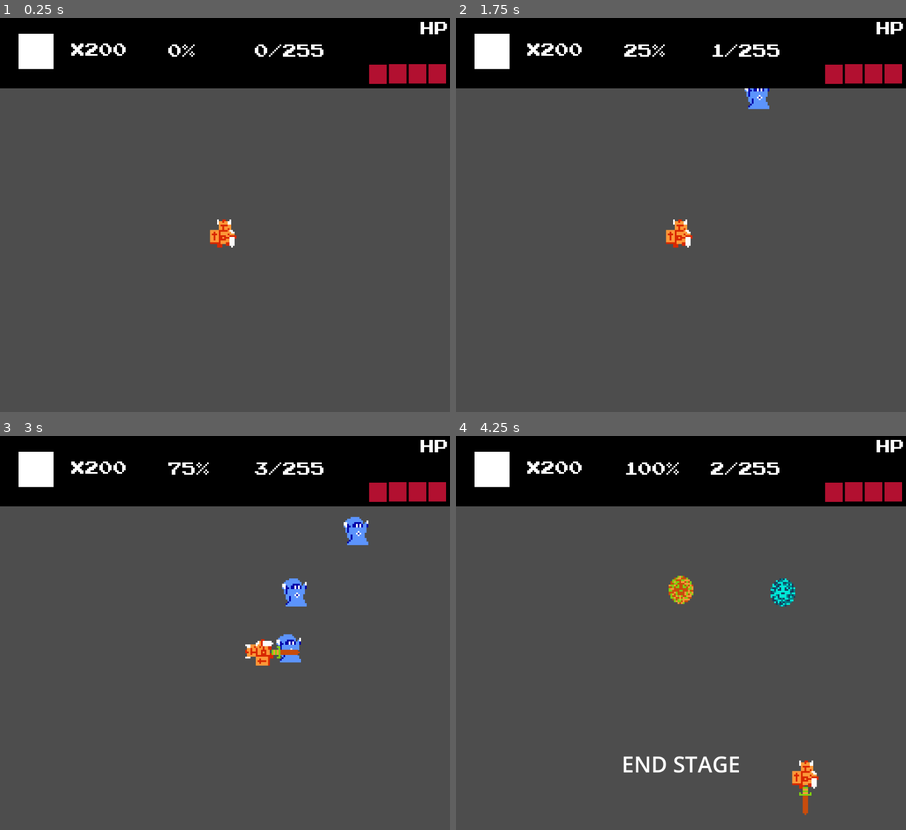
Above: before the commit, frames 1-4 (two rows, left to right).
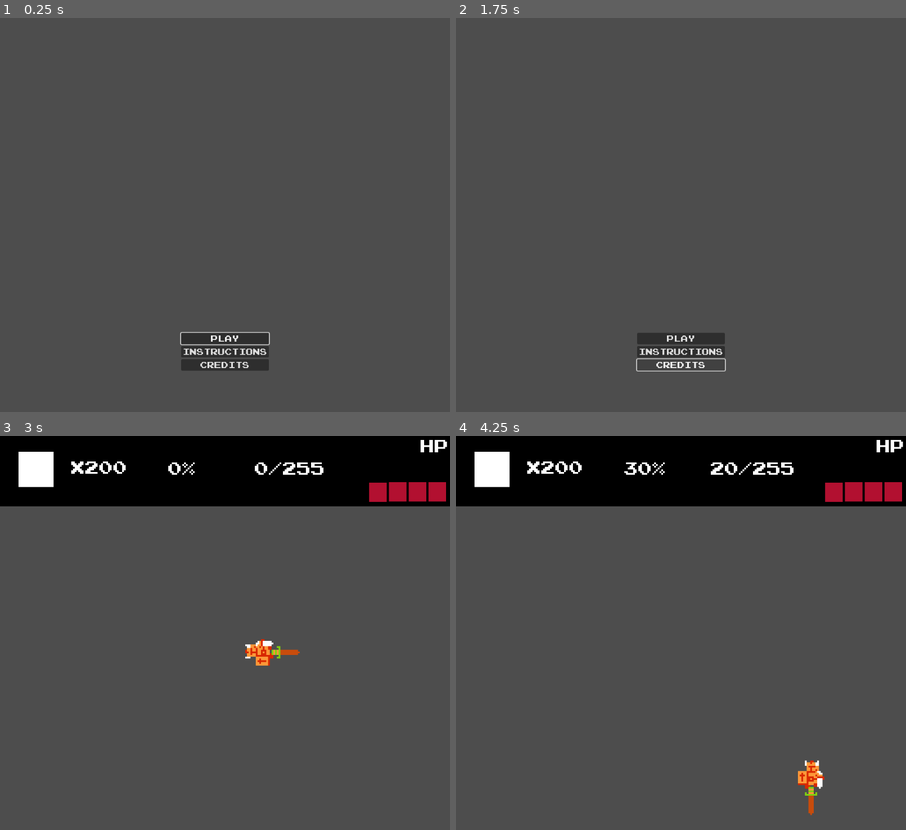
Above: after the commit, the same moments.

Repository: PyramidHead01/Pyramid_Survivor
Game: Godot game, scene res://Scenes/inicio.tscn
The game is run twice, just before and just after one commit, with the same random seed, the same clock (stepped at 60 frames per second) and the same inputs. Before the commit the project starts from res://Scenes/juego.tscn.
Inputs (mouse positions are in pixels of both pictures, inside the frame that each line leads up to):
- Up to frame 1 (0.25 s): no input
- Up to frame 2 (1.75 s): click (681, 352) at 0.5 s, where only the run after the commit has a clickable "Instructions"; click (681, 364) at 1.25 s, where only the run after the commit has a clickable "CREDITS"
- Up to frame 3 (3 s): click (225, 755) at 2 s, where only the run after the commit has a clickable "PLAY"; tap Enter (ui_accept) at 2.75 s; hold Right (ui_right) from 2.78 s (still down)
- Up to frame 4 (4.25 s): tap Enter (ui_accept) at 3.02, 3.77 s; release Right (ui_right) at 3.53 s; hold Down (ui_down) from 3.53 s (still down)

The runs differ from the first frame. In frame 1, 20% of the frame differs, in the area x 0-100%, y 0-90%; in frame 2, 20%; in frame 3, 1.1%; in frame 4, 1.9%.

Commit message:
He hecho basura la tienda y he empezado el menu inicio

Diff:
--- /dev/null
+++ b/Pyramid Survivor/Scenes/inicio.tscn
@@ -0,0 +1,65 @@
+[gd_scene load_steps=4 format=3 uid="uid://bo2frwp4o8t40"]
+
+[ext_resource type="Script" path="res://Scripts/inicio.gd" id="1_heod4"]
+[ext_resource type="FontFile" uid="uid://b6d4iwri5lpd5" path="res://FontNES.ttf" id="1_mryd2"]
+[ext_resource type="Texture2D" uid="uid://coenipalidsgb" path="res://Sprites/piexelNegro.png" id="2_5te00"]
+
+[node name="menuInicio" type="Control"]
+layout_mode = 3
+anchors_preset = 15
+anchor_right = 1.0
+anchor_bottom = 1.0
+grow_horizontal = 2
+grow_vertical = 2
+script = ExtResource("1_heod4")
+
+[node name="Mensaje" type="Node2D" parent="."]
+
+[node name="MensajeFondo" type="TextureRect" parent="Mensaje"]
+offset_right = 1024.0
+offset_bottom = 896.0
+texture = ExtResource("2_5te00")
+
+[node name="Label" type="Label" parent="Mensaje"]
+offset_right = 1024.0
+offset_bottom = 896.0
+theme_override_fonts/font = ExtResource("1_mryd2")
+text = "HOLA HOLA HOLA HOLA"
+horizontal_alignment = 1
+vertical_alignment = 1
+
+[node name="OpcionesInicio" type="CenterContainer" parent="."]
+layout_mode = 0
+offset_top = 622.0
+offset_right = 1024.0
+offset_bottom = 896.0
+
+[node name="VBoxContainer" type="VBoxContainer" parent="OpcionesInicio"]
+layout_mode = 2
+
+[node name="play_bot" type="Button" parent="OpcionesInicio/VBoxContainer"]
+layout_mode = 2
+theme_override_fonts/font = ExtResource("1_mryd2")
+text = "PLAY"
+
+[node name="instr_bot" type="Button" parent="OpcionesInicio/VBoxContainer"]
+layout_mode = 2
+theme_override_fonts/font = ExtResource("1_mryd2")
+text = "Instructions"
+
+[node name="cred_bot" type="Button" parent="OpcionesInicio/VBoxContainer"]
+layout_mode = 2
+theme_override_fonts/font = ExtResource("1_mryd2")
+text = "CREDITS"
+
+[node name="TimerRickRoll" type="Timer" parent="."]
+wait_time = 30.0
+autostart = true
+
+[node name="Timer2" type="Timer" parent="."]
+
+[connection signal="pressed" from="OpcionesInicio/VBoxContainer/play_bot" to="." method="_on_play_bot_pressed"]
+[connection signal="toggled" from="OpcionesInicio/VBoxContainer/play_bot" to="." method="_on_play_bot_toggled"]
+[connection signal="pressed" from="OpcionesInicio/VBoxContainer/instr_bot" to="." method="_on_instr_bot_pressed"]
+[connection signal="pressed" from="OpcionesInicio/VBoxContainer/cred_bot" to="." method="_on_cred_bot_pressed"]
+[connection signal="timeout" from="TimerRickRoll" to="." method="_on_timer_timeout"]
--- a/Pyramid Survivor/Scenes/interfaz_superior.tscn
+++ b/Pyramid Survivor/Scenes/interfaz_superior.tscn
@@ -113,3 +113,39 @@
 offset_bottom = 116.0
 scale = Vector2(4, 4)
 texture = ExtResource("3_rg76w")
+
+[node name="vida_4" type="TextureRect" parent="Vida/Vida_Sprite"]
+visible = false
+offset_left = 840.0
+offset_top = 55.0
+offset_right = 850.0
+offset_bottom = 66.0
+scale = Vector2(4, 4)
+texture = ExtResource("3_rg76w")
+
+[node name="vida_5" type="TextureRect" parent="Vida/Vida_Sprite"]
+visible = false
+offset_left = 885.0
+offset_top = 54.0
+offset_right = 895.0
+offset_bottom = 65.0
+scale = Vector2(4, 4)
+texture = ExtResource("3_rg76w")
+
+[node name="vida_6" type="TextureRect" parent="Vida/Vida_Sprite"]
+visible = false
+offset_left = 930.0
+offset_top = 54.0
+offset_right = 940.0
+offset_bottom = 65.0
+scale = Vector2(4, 4)
+texture = ExtResource("3_rg76w")
+
+[node name="vida_7" type="TextureRect" parent="Vida/Vida_Sprite"]
+visible = false
+offset_left = 975.0
+offset_top = 54.0
+offset_right = 985.0
+offset_bottom = 65.0
+scale = Vector2(4, 4)
+texture = ExtResource("3_rg76w")
--- a/Pyramid Survivor/Scripts/enemigo.gd
+++ b/Pyramid Survivor/Scripts/enemigo.gd
@@ -1,4 +1,6 @@
 extends CharacterBody2D
+
+var moverse = false
 
 var dist = Vector2.ZERO
 var mov_x = false
@@ -12,23 +14,24 @@
 
 func _physics_process(delta):
 
-	#Calculamos la distancia a la que esta el player
-	dist=position.direction_to(VariablesComunes.posicion_player)
+	if moverse:
+		#Calculamos la distancia a la que esta el player
+		dist=position.direction_to(VariablesComunes.posicion_player)
 
-	#Si detecta que esta mas cerca el eje x, ira a este, sino, al y, de estar ambos muy cerca, priorizara el ultimo al que ha ido
-	if snapped(abs(dist.x),0.1) > snapped(abs(dist.y),0.1):
-		dist.y=0
-		mov_x = true
-	elif snapped(abs(dist.x),0.1) < snapped(abs(dist.y),0.1):
-		dist.x=0
-		mov_x = false
-	else:
-		if mov_x:
+		#Si detecta que esta mas cerca el eje x, ira a este, sino, al y, de estar ambos muy cerca, priorizara el ultimo al que ha ido
+		if snapped(abs(dist.x),0.1) > snapped(abs(dist.y),0.1):
 			dist.y=0
+			mov_x = true
+		elif snapped(abs(dist.x),0.1) < snapped(abs(dist.y),0.1):
+			dist.x=0
+			mov_x = false
 		else:
-			dist.x=0
+			if mov_x:
+				dist.y=0
+			else:
+				dist.x=0
 
-	#Metemos la distancia en el velocity, y le damos tambien la velocidad que tenemos guardada
-	velocity = dist * VariablesComunes.vel_enemigo
+		#Metemos la distancia en el velocity, y le damos tambien la velocidad que tenemos guardada
+		velocity = dist * VariablesComunes.vel_enemigo
 
-	move_and_slide()
+		move_and_slide()
--- a/Pyramid Survivor/Scripts/entre_oleadas.gd
+++ b/Pyramid Survivor/Scripts/entre_oleadas.gd
@@ -22,6 +22,5 @@
 		emit_signal("hoverBotonTienda")
 func _on_boton_siguiente_oleada_body_entered(body):
 	if body.get("name")=="Player":
-
 		VariablesComunes.seguirOleada()
 		apagarEntreOleadas()
--- /dev/null
+++ b/Pyramid Survivor/Scripts/inicio.gd
@@ -0,0 +1,33 @@
+extends Control
+
+var mensaje = false
+
+# Called when the node enters the scene tree for the first time.
+func _ready():
+	if mensaje:
+		$OpcionesInicio.hide()
+	else:
+		$Mensaje.hide()
+		$OpcionesInicio/VBoxContainer/play_bot.grab_focus()
+
+
+# Called every frame. 'delta' is the elapsed time since the previous frame.
+func _process(delta):
+	if Input.is_action_pressed('ui_cancel') && mensaje:
+		$Mensaje.hide()
+		$OpcionesInicio.show()
+		$OpcionesInicio/VBoxContainer/play_bot.grab_focus()
+
+func _on_play_bot_pressed():
+	print("JUGAR")
+	var scene = load("res://Scenes/juego.tscn")
+	var scene_instance = scene.instantiate()
+	add_child(scene_instance)
+	$OpcionesInicio.hide()
+func _on_cred_bot_pressed():
+	print("CREDITOS")
+func _on_instr_bot_pressed():
+	print("INSTRUCCIONES")
+
+func _on_timer_timeout():
+	print("RICK ROLL")
--- a/Pyramid Survivor/Scripts/variables_comunes.gd
+++ b/Pyramid Survivor/Scripts/variables_comunes.gd
@@ -5,10 +5,7 @@
 ###########################
 
 #Player
-#@onready
-#var player = preload("res://Scenes/player.tscn")
 var posicion_player = Vector2(0,0)
-
 
 #Velocidades
 var vel_player = 400
@@ -18,7 +15,7 @@
 #Vida Player
 var vida_player_max = 4
 var vida_player = vida_player_max
-var ruta_vida_spr='/root/Juego/InterfazSuperior/Vida/Vida_Sprite'
+var ruta_vida_spr='/root/menuInicio/Juego/InterfazSuperior/Vida/Vida_Sprite'
 
 #Senales
 var muertePlayer = false
@@ -26,29 +23,29 @@
 
 #Bolsa huesos
 var huesos_act = 200
-var huesos_ind = 4
+var huesos_ind = 1
+var huesos_aumento = 1
 
 #Total enemigos
 var max_enemigos = 255
 var enemigos_cant = 0
-var enemigo_ind = 1
+var enemigo_ind = 10
+var enemigos_aumento = 2
 
 #Porcentaje
 var porcentaje_actual = 0
-var porcentaje_x_seg = 25
+var porcentaje_aumento = 25
+var porcentaje_x_seg = 15
 
 #Oleadas
 var nOleadas = 0
-
 
 ###########################
 ########INSTANCIACIONES####
 ###########################
 
-
 @onready
 var entre_oleadas = preload("res://Scenes/entre_oleadas.tscn")
-
 
 ###########################
 ########FUNCIONES##########
@@ -58,6 +55,7 @@
 	pass
 	#get_node('/root/Juego/EntreOleadas/LabelOleada').text = ""
 func _process(delta):
+	print("B" + str(porcentaje_x_seg))
 	if max_enemigos < enemigos_cant:
 		finOleada(false,"OUT OF MEMORY ERROR"+str(nOleadas))
 
@@ -92,20 +90,19 @@
 	enemigos_cant+=enemigo_ind
 
 	#Escribimos el nuevo valor
-	get_node('/root/Juego/InterfazSuperior/Memoria').text = str(VariablesComunes.enemigos_cant)+"/255"
+	get_node('/root/menuInicio/Juego/InterfazSuperior/Memoria').text = str(VariablesComunes.enemigos_cant)+"/255"
 func matarEnemigo(muerte_espada):
 	enemigos_cant-=enemigo_ind
 	if muerte_espada:
 		huesos_act+=huesos_ind
 func matarEnemigosTODOS():
-	get_node('/root/Juego/Spawner').stop()
+	get_node('/root/menuInicio/Juego/Spawner').stop()
 	limpiarDatosInterfaz()
 	for enemigos in get_node('/root/VariablesComunes').get_children ():
 		enemigos.queue_free()
 
 #Oleadas
 func limpiarDatosInterfaz():
-
 	vida_player = vida_player_max
 	porcentaje_actual = 0
 	enemigos_cant = 0
@@ -118,14 +115,13 @@
 		finOleada(true,"END STAGE: "+str(nOleadas))
 func finOleada(ganado, mensaje):
 
-
-	get_node('/root/Juego/PorcentajeOleada').stop()
+	get_node('/root/menuInicio/Juego/PorcentajeOleada').stop()
 	matarEnemigosTODOS()
 
 	var oleada = entre_oleadas.instantiate()
 	add_child(oleada)
 
-	var labelOleada=get_node('/root/Juego/EntreOleadas/LabelOleada')
+	var labelOleada=get_node('/root/menuInicio/Juego/EntreOleadas/LabelOleada')
 	#labelOleada.text=mensaje
 
 	if !ganado:
@@ -136,19 +132,27 @@
 
 	oleada.show()
 func seguirOleada():
-	get_node('/root/Juego/InterfazSuperior/Porcentaje').text="0%"
-	get_node('/root/Juego/InterfazSuperior/Memoria').text = "0/255"
+	get_node('/root/menuInicio/Juego/InterfazSuperior/Porcentaje').text="0%"
+	get_node('/root/menuInicio/Juego/InterfazSuperior/Memoria').text = "0/255"
 
-	get_node('/root/Juego/PorcentajeOleada').start()
-	get_node('/root/Juego/Spawner').start()
+	get_node('/root/menuInicio/Juego/PorcentajeOleada').start()
+	get_node('/root/menuInicio/Juego/Spawner').start()
 	limpiarDatosInterfaz()
 
 #Tienda
 func compraAumentoVida():
+	print("Aumento Vida")
 	pass
 func compraAumentoCalavera():
+	huesos_ind += huesos_aumento
+func compraAumentoTiempo():
+	print("AumentoTiempo")
+	print("a"+str(porcentaje_x_seg))
+	porcentaje_x_seg = porcentaje_x_seg + porcentaje_aumento
+	print(porcentaje_x_seg)
+func compraAumentoMemoria():
+	print("AumentoMemoria")
+	print(enemigos_cant)
+	enemigos_cant -= enemigos_aumento
+	print(enemigos_cant)
 	pass
-func compraAumentoTiempo():
-	pass
-func compraAumentoMemoria():
-	pass
--- a/Pyramid Survivor/project.godot
+++ b/Pyramid Survivor/project.godot
@@ -11,7 +11,7 @@
 [application]
 
 config/name="Pyramid Survivor"
-run/main_scene="res://Scenes/juego.tscn"
+run/main_scene="res://Scenes/inicio.tscn"
 config/features=PackedStringArray("4.1", "Forward Plus")
 config/icon="res://icon.svg"
 
Not shown, changed: .~lock.informe_progreso.ods#
Not shown, changed: informe_progreso.ods
